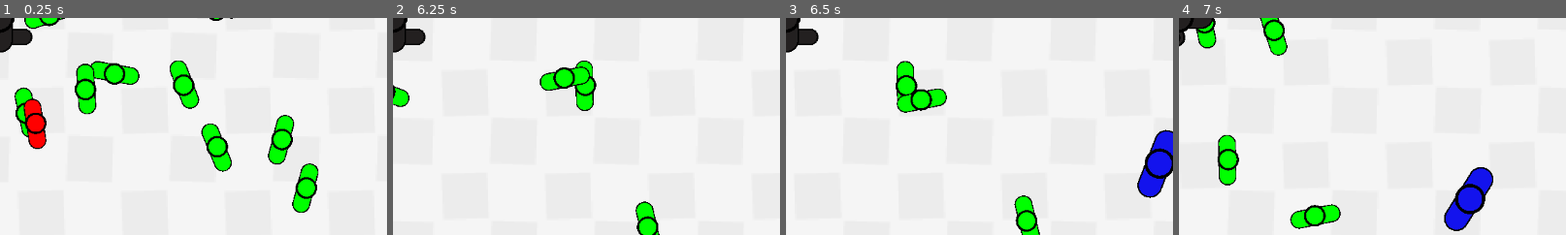
Above: before the commit, frames 1-4 (left to right).
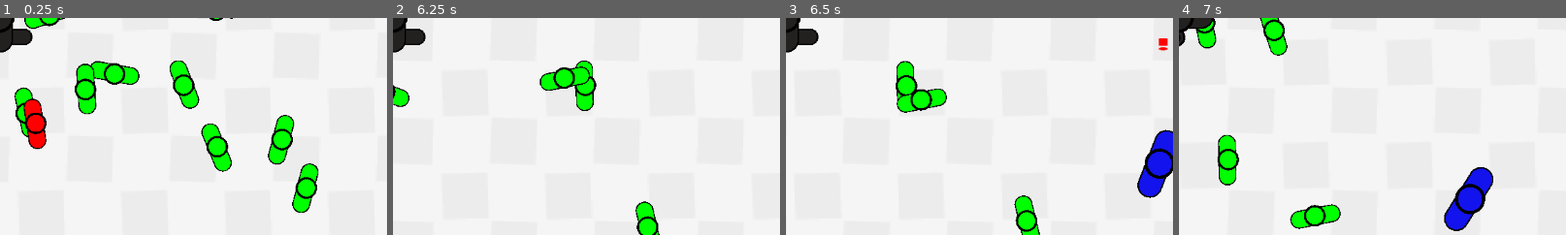
Above: after the commit, the same moments.

Repository: skeeeth/Krampus-Game
Game: Godot game, scene res://cart_test.tscn
Same seed, same stepped clock (60 frames per second), same inputs: the game is played once before the commit and once after it. The engine's default icon, where the game draws it, is replaced by a stand-in: a white triangle on a blue panel in a dark square. Sound files missing from this copy of the repository are replaced by a short silence.
Inputs:
- Up to frame 1 (0.25 s): no input
- Up to frame 2 (6.25 s): hold Right (right) 0.53-1.28 s; hold X (attack) 0.53-1.28 s; hold Down (down) 1.28-2.03 s; tap one key every 1.5 s from 1.35 s: 1 (dev1) X (attack) Z (interact) 1 (dev1); hold Right (right) 2.03-2.78 s; hold Z (interact) 2.03-2.78 s; hold Up (up) 2.78-3.53 s; hold 1 (dev1) 3.53-4.28 s; hold Left (left) 3.53-5.03 s; hold Down (down) 5.03-5.78 s; hold X (attack) 5.03-5.78 s; hold Right (right) from 5.78 s (still down)
- Up to frame 3 (6.5 s): keep holding Right (right)
- Up to frame 4 (7 s): release Right (right) at 6.53 s; hold Up (up) from 6.53 s (still down); hold Z (interact) from 6.53 s (still down)
The pictures show only the part of the screen within x 50-100%, y 50-100%; the shares and areas given below are measured in that part.

Frames 1-2 are identical in both runs. In frame 3, 0.1% of the frame differs, in the area x 96-99%, y 9-16%; in frame 4, nothing differs.

Commit message:
!/? icons

Diff:
--- a/cart_test.tscn
+++ b/cart_test.tscn
@@ -597,7 +597,7 @@
 
 [node name="Crowd" type="AudioStreamPlayer" parent="."]
 stream = ExtResource("11_7w77t")
-volume_db = -20.0
+volume_db = -9.0
 autoplay = true
 playback_type = 1
 
--- a/npc/combat_guard.tscn
+++ b/npc/combat_guard.tscn
@@ -122,7 +122,6 @@
 beeline_state = NodePath("../Beeline")
 retreat_range = 10.0
 attack_range = 100.0
-wander_range = 0.0
 
 [node name="Stun" type="Node" parent="Node"]
 script = ExtResource("8_r76xn")
--- a/npc/combat_npc.gd
+++ b/npc/combat_npc.gd
@@ -3,7 +3,7 @@
 
 @export var state_machine:StateMachine
 @export var base_speed:float = 10.0
-@export var max_distance:float = 600;
+@export var max_distance:float = 1200;
 var player:Player
 var diff:Vector2
 
--- a/npc/guard.gd
+++ b/npc/guard.gd
@@ -29,6 +29,8 @@
 
 	super()
 
+func _process(_delta: float) -> void:
+	$Attention_Icons.rotation = -rotation
 
 func _physics_process(delta: float) -> void:
 	var is_krampus_in_sight = false
@@ -98,11 +100,17 @@
 
 func _start_chasing():
 	wandering_collision_idle_timer.stop()
+	state = NPCState.Chasing
 	#to-do: display little red "!"
-	state = NPCState.Chasing
+	var grow = create_tween()
+	grow.tween_property($"Attention_Icons/!","scale:y",1.0,0.4)
+	await grow.finished
+	$"Attention_Icons/!".scale.y = 0
+
 
 func _give_up_chase():
-	#To-do: display little "?" icon instead of "!"
+	display_question()
+
 	_pick_random_wandering_direction()
 	state = NPCState.Idle
 
@@ -110,3 +118,12 @@
 func _on_krampus_initial_detector_body_entered(body: Node2D) -> void:
 	if (body is Krampus):
 		krampus = body
+
+func display_question():
+	var size_and_rotate = create_tween()
+	var icon = $"Attention_Icons/?"
+	size_and_rotate.set_parallel()
+	size_and_rotate.tween_property(icon,"scale",1.0,0.3)
+	size_and_rotate.tween_property(icon,"rotation",0,0.5)
+	size_and_rotate.tween_property(icon,"rotation",0,0.2).set_delay(2.0)
+	size_and_rotate.tween_property(icon,"scale",0.0,0.5)
--- a/npc/guard.tscn
+++ b/npc/guard.tscn
@@ -1,8 +1,9 @@
-[gd_scene load_steps=6 format=3 uid="uid://wg71xd4yobi7"]
+[gd_scene load_steps=9 format=3 uid="uid://wg71xd4yobi7"]
 
 [ext_resource type="Script" path="res://npc/guard.gd" id="1_fhnnr"]
 [ext_resource type="Texture2D" uid="uid://b3dlkteedq77d" path="res://npc/adult_stick_figure.png" id="2_56afv"]
 [ext_resource type="Texture2D" uid="uid://b8mywplv1pmad" path="res://npc/top_down_person.png" id="2_de8xq"]
+[ext_resource type="Texture2D" uid="uid://dxuesbh4s12ui" path="res://npc/sheet_white1x.png" id="4_2n02l"]
 
 [sub_resource type="CapsuleShape2D" id="CapsuleShape2D_n3hcv"]
 radius = 28.0
@@ -11,8 +12,15 @@
 [sub_resource type="CircleShape2D" id="CircleShape2D_6jo3v"]
 radius = 994.266
 
+[sub_resource type="AtlasTexture" id="AtlasTexture_0f3cg"]
+atlas = ExtResource("4_2n02l")
+region = Rect2(400, 150, 48, 50)
+
+[sub_resource type="AtlasTexture" id="AtlasTexture_g1bwa"]
+atlas = ExtResource("4_2n02l")
+region = Rect2(200, 100, 48, 48)
+
 [node name="Guard" type="Area2D" node_paths=PackedStringArray("default_sprite", "knocked_down_sprite")]
-modulate = Color(0.0744, 0.0744, 0.93, 1)
 collision_layer = 8
 collision_mask = 11
 script = ExtResource("1_fhnnr")
@@ -24,10 +32,12 @@
 shape = SubResource("CapsuleShape2D_n3hcv")
 
 [node name="StandingSprite" type="Sprite2D" parent="."]
+modulate = Color(0.0745098, 0.0745098, 0.929412, 1)
 scale = Vector2(0.14, 0.14)
 texture = ExtResource("2_de8xq")
 
 [node name="KnockedDownSprite" type="Sprite2D" parent="."]
+modulate = Color(0.0745098, 0.0745098, 0.929412, 1)
 position = Vector2(-5, -9.53674e-07)
 rotation = -1.5708
 scale = Vector2(0.324539, 0.258041)
@@ -43,5 +53,20 @@
 
 [node name="Squish" type="AudioStreamPlayer" parent="."]
 
+[node name="Attention_Icons" type="Node2D" parent="."]
+scale = Vector2(2, 2)
+
+[node name="!" type="Sprite2D" parent="Attention_Icons"]
+modulate = Color(1, 0, 0, 1)
+position = Vector2(2.5, -112)
+scale = Vector2(1, 1e-05)
+texture = SubResource("AtlasTexture_0f3cg")
+
+[node name="?" type="Sprite2D" parent="Attention_Icons"]
+modulate = Color(1, 0, 0, 1)
+position = Vector2(2.5, -112)
+scale = Vector2(1e-05, 1e-05)
+texture = SubResource("AtlasTexture_g1bwa")
+
 [connection signal="body_entered" from="." to="." method="_on_body_entered"]
 [connection signal="body_entered" from="KrampusInitialDetector" to="." method="_on_krampus_initial_detector_body_entered"]
--- a/npc/npc.gd
+++ b/npc/npc.gd
@@ -92,7 +92,7 @@
 
 		num_attempts_to_find_new_direction += 1
 
-	state == NPCState.Stuck
+	state = NPCState.Stuck
 	print("Help, I'm stuck!")
 
 
--- a/space_heater.tscn
+++ b/space_heater.tscn
@@ -14,6 +14,18 @@
 description = "decrease the size of snowballs"
 flavor = "global warming!"
 
+[node name="CollisionShape2D" parent="." index="0"]
+visible = false
+
 [node name="Sprite2D" parent="." index="1"]
 rotation = -0.287979
+scale = Vector2(0.5, 0.5)
 texture = SubResource("AtlasTexture_na0ps")
+
+[node name="ColorRect" type="ColorRect" parent="." index="2"]
+z_index = -1
+offset_left = -9.0
+offset_top = -13.0
+offset_right = 11.0
+offset_bottom = 10.0
+color = Color(0.886275, 0.152941, 0, 1)
Binary file added: npc/sheet_black1x.png
Not shown, added: npc/sheet_black1x.png.import
Binary file added: npc/sheet_white1x.png
Not shown, added: npc/sheet_white1x.png.import
